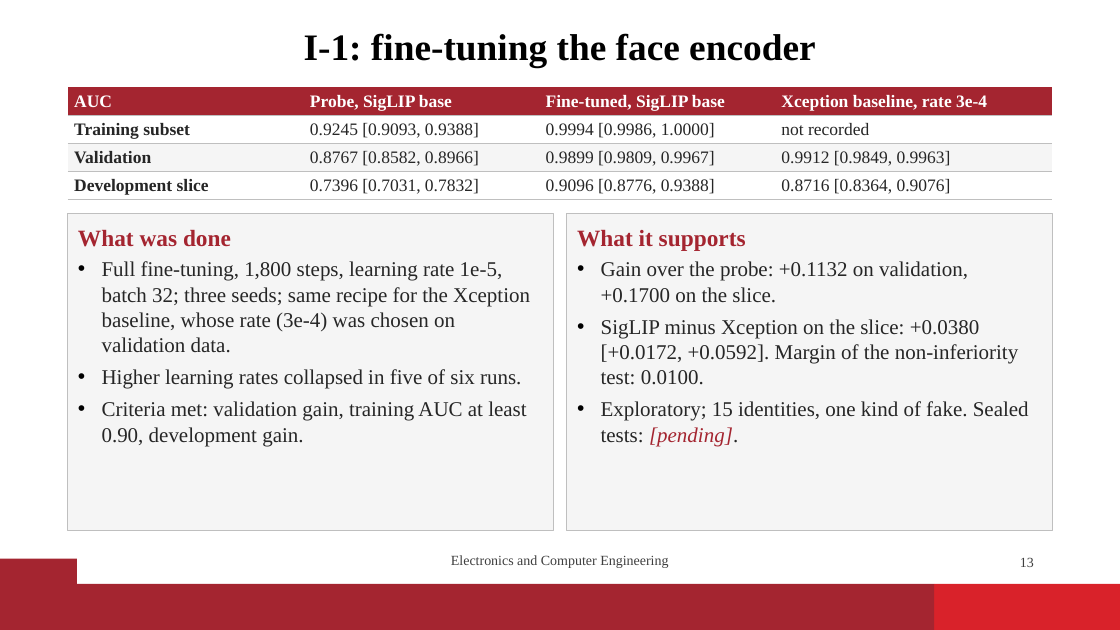
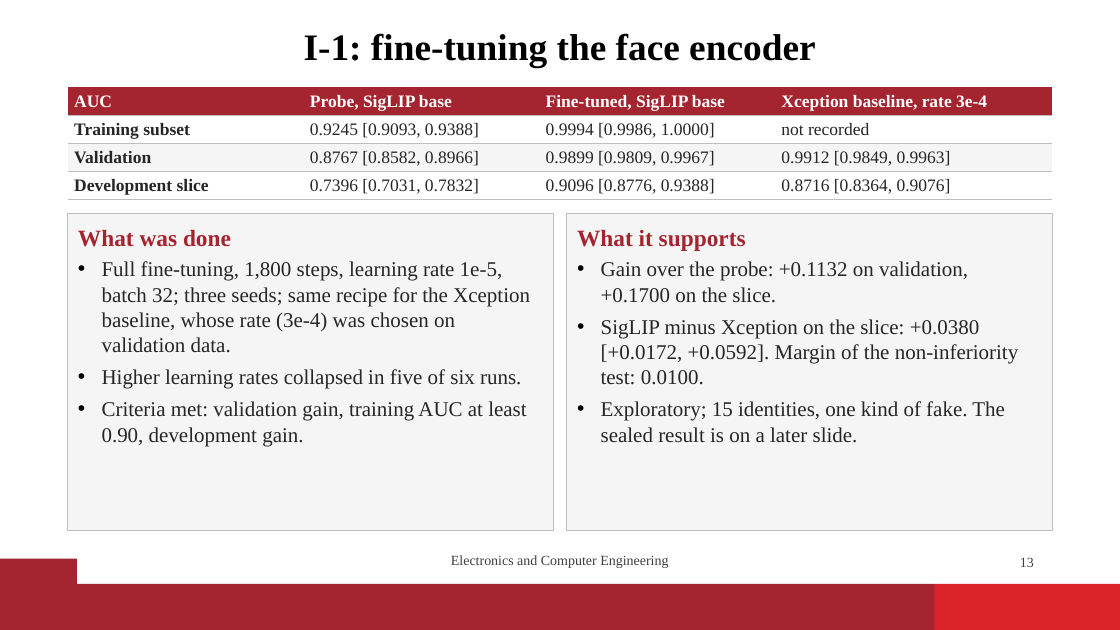
Before and after one commit to vaibhavshiroorkar/deepfake-detection, a slide deck: slide 13 of slides/DeepFake_Detection_Presentation.pptx. Drawn at 1120x630 pixels with LibreOffice and Linux fonts; fonts in the diff are those of the drawing; background and template pictures are left out. Boxes give left, top, right and bottom in pixels: in the first picture for what was removed or moved away, otherwise in the second. Text is boxed around its words. In the diff, an @@ line names an element or a change of style, - is before the commit and + after.

Commit message:
paper,report,slides: sealed results (T1 to T3, staircase, LAV-DF), pending cells filled; ladder figure I-8 row

```diff
--- a/slides/DeepFake_Detection_Presentation.pptx
+++ b/slides/DeepFake_Detection_Presentation.pptx
@@ text in rectangle at box(601, 401, 1005, 443): text changed @@
-• Exploratory; 15 identities, one kind of fake. Sealed tests: [pending].
+• Exploratory; 15 identities, one kind of fake. The sealed result is on a later slide.
```
Also in this commit, not shown: 13 other slides changed, 3 slides added, 17 other files.
